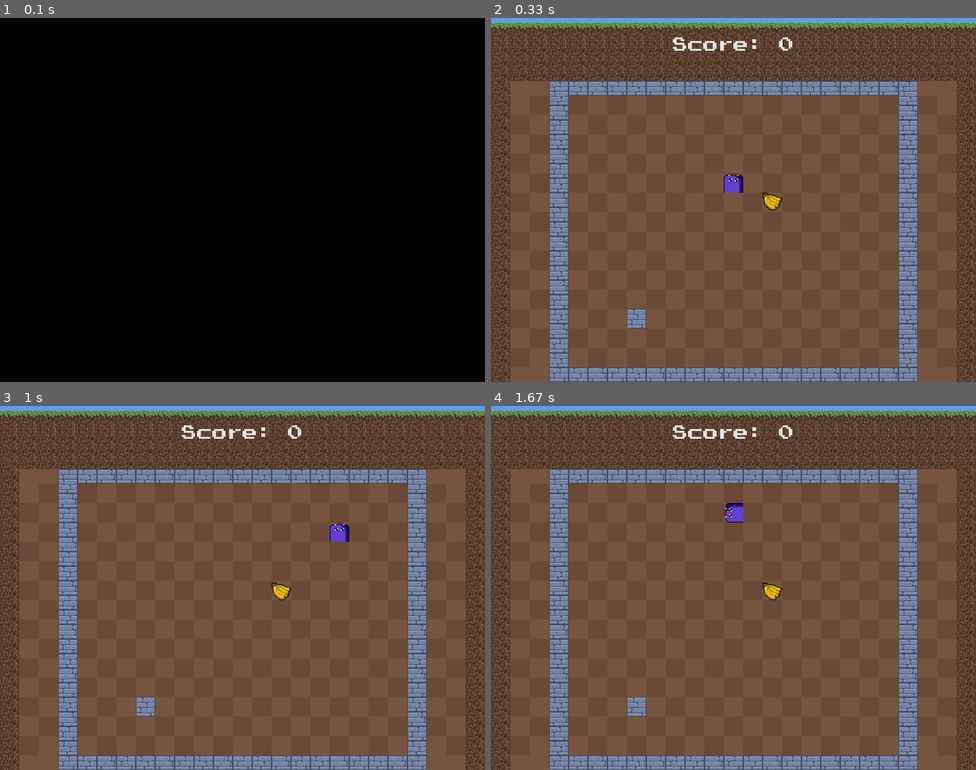
Above: before the commit, frames 1-4 (two rows, left to right).
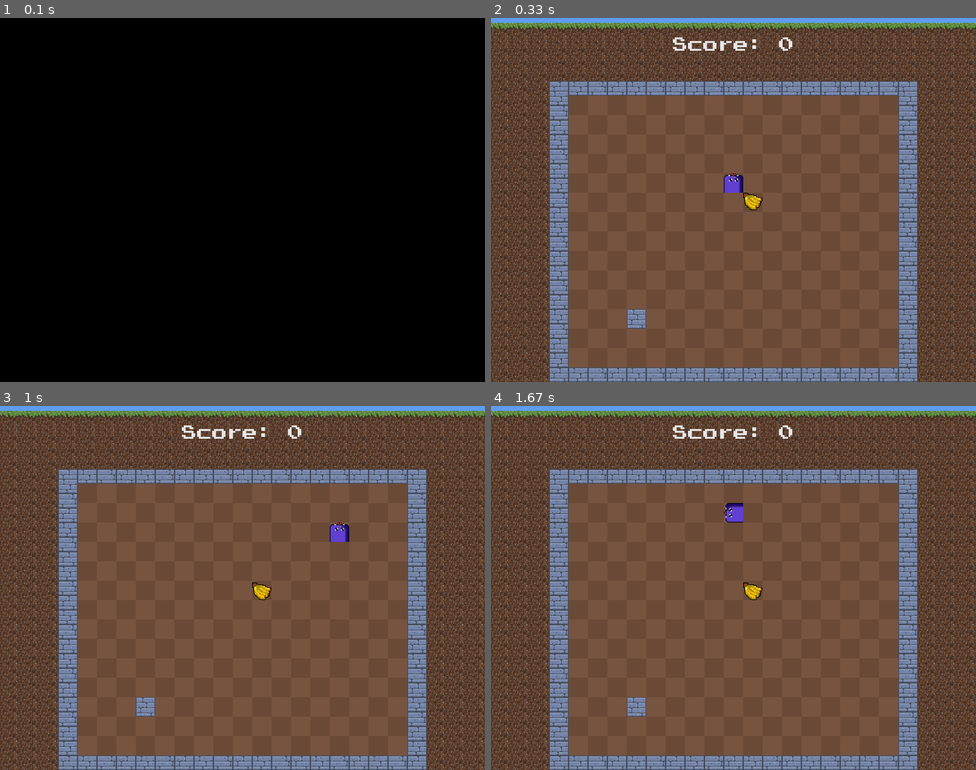
Above: after the commit, the same moments.

Repository: LUDUSLab/stem-games
Game: pygame game, started from natanael.lucena/snakepro/main.py
The game is run twice, just before and just after one commit, with the same random seed, the same clock (stepped at 60 frames per second) and the same inputs.
Inputs:
- Up to frame 1 (0.1 s): no input
- Up to frame 2 (0.33 s): no input
- Up to frame 3 (1 s): hold D 0.33-0.8 s; hold W from 0.83 s (still down)
- Up to frame 4 (1.67 s): release W at 1.13 s; hold A 1.17-1.63 s

Frame 1 is identical in both runs. In frame 2, 6.5% of the frame differs, in the area x 4-96%, y 17-100%; in frame 3, 6.5%; in frame 4, 6.5%.

Commit message:
fix background

Diff:
--- a/natanael.lucena/snakepro/config.py
+++ b/natanael.lucena/snakepro/config.py
@@ -51,13 +51,13 @@
     pygame.draw.rect(screen, COLOR_LIGHT_BLUE, (0, 0, window[0], 12))
 
 
-def draw_blue_square():
-    for i in range(32, window[1] - 120, 32):
+def draw_dark_brown_square():
+    for i in range(general_ground_block.w, window[1] - 120, 32):
         if (i // 32) % 2:
             aux = 32
         else:
             aux = 0
-        for j in range(aux + 32, window[0] - 32, 64):
+        for j in range(aux + general_ground_block.w * 3, window[0] - general_ground_block.w * 3, 64):
             pygame.draw.rect(screen, COLOR_DARK_BROWN, (j, 96 + i, 32, 32))
 
 
@@ -68,12 +68,14 @@
 def draw_ground_block():
     general_ground_block.y = 2*32 + 8
     while general_ground_block.y <= window[1]:
-        general_ground_block.x = 0
-        screen.blit(ground_block_imgs[(general_ground_block.y//general_ground_block.h) % 2],
-                    general_ground_block)
-        general_ground_block.x = window[0] - general_ground_block.w
-        screen.blit(ground_block_imgs[(general_ground_block.y//general_ground_block.h) % 2],
-                    general_ground_block)
+        for i in range(0, general_ground_block.w * 2 + 1, 32):
+            general_ground_block.x = i
+            screen.blit(ground_block_imgs[(general_ground_block.y//general_ground_block.h) % 2],
+                        general_ground_block)
+        for i in range(window[0] - 3 * general_ground_block.w, window[0] - general_ground_block.w + 1, 32):
+            general_ground_block.x = i
+            screen.blit(ground_block_imgs[(general_ground_block.y//general_ground_block.h) % 2],
+                        general_ground_block)
         general_ground_block.y += general_ground_block.h
     general_ground_block.x = 0
     while general_ground_block.x <= window[0] - general_ground_block.w:
--- a/natanael.lucena/snakepro/fruit.py
+++ b/natanael.lucena/snakepro/fruit.py
@@ -14,7 +14,7 @@
 def random_fruit(body_pos):
     global general_fruit  # Fruit rectangle coordinates
     while True:
-        general_fruit.x = randrange(4, (window[0] // general_fruit.w) - 3) * general_fruit.w
+        general_fruit.x = randrange(4, (window[0] // general_fruit.w) - 4) * general_fruit.w
         general_fruit.y = randrange(4, (window[1] // general_fruit.h)) * general_fruit.h
         if not any(pos == (general_fruit.x, general_fruit.y) for pos in
                    body_pos):  # Checks if the fruit spawn position is not the same as the snake's body
--- a/natanael.lucena/snakepro/game.py
+++ b/natanael.lucena/snakepro/game.py
@@ -63,7 +63,7 @@
         pygame.time.delay(85)
         screen.fill(COLOR_BROWN)
         draw_sky()
-        draw_blue_square()
+        draw_dark_brown_square()
         draw_wall()
         draw_ground_block()
         for block in blocks:
--- a/natanael.lucena/snakepro/wall.py
+++ b/natanael.lucena/snakepro/wall.py
@@ -43,7 +43,7 @@
         blocks.append(stone_block_img.get_rect())
     for block in blocks:
         while True:
-            block.x = randrange(4, (window[0] // block.w) - 3) * block.w
+            block.x = randrange(4, (window[0] // block.w) - 4) * block.w
             block.y = randrange(4, (window[1] // block.h)) * block.h
             if not any(pos == (block.x, block.y) for pos in
                        body_pos):  # Checks if
